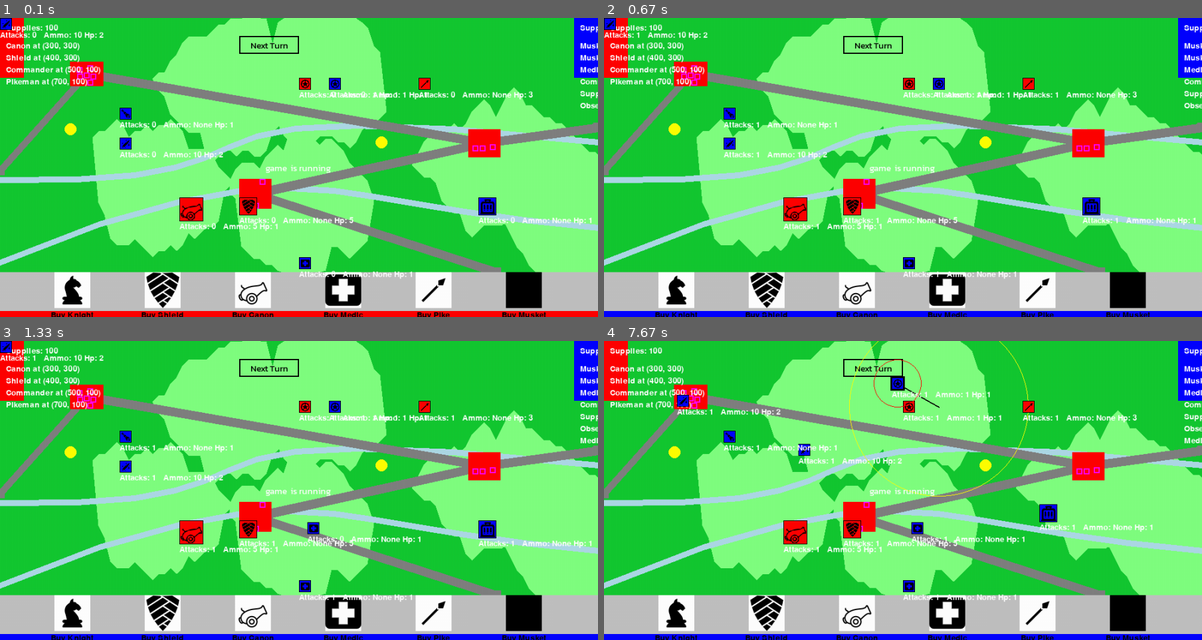
Above: before the commit, frames 1-4 (two rows, left to right).
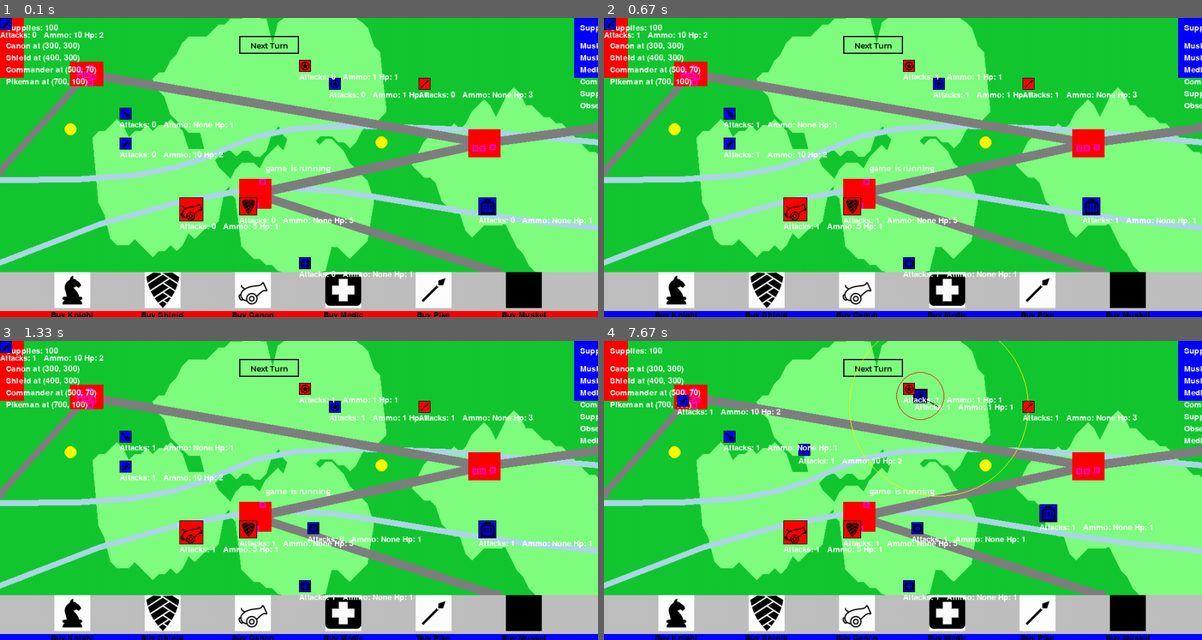
Above: after the commit, the same moments.

Repository: Nockiest/pygame-battleforge.
Game: pygame game, started from app.py
Two runs of this game, one before a commit and one after it. Both use one fixed random seed, a clock stepped at 60 frames per second and the inputs below.
Inputs (mouse positions are in pixels of both pictures, inside the frame that each line leads up to):
- Up to frame 1 (0.1 s): no input
- Up to frame 2 (0.67 s): click "Next Turn" at 0.38 s
- Up to frame 3 (1.33 s): press the mouse at (340, 613) at 0.7 s; move the mouse to (215, 547) at 0.8 s; release the mouse at (83, 481) at 0.93 s; click (304, 520) at 1.05 s
- Up to frame 4 (7.67 s): press the mouse at (609, 346) at 1.37 s; move the mouse to (735, 424) at 1.47 s; release the mouse at (867, 505) at 1.6 s; press the mouse at (1028, 406) at 1.7 s; move the mouse to (891, 454) at 1.8 s; release the mouse at (753, 502) at 1.93 s; press the mouse at (795, 532) at 2.03 s; move the mouse to (783, 499) at 2.13 s; release the mouse at (771, 466) at 2.27 s; press the mouse at (873, 367) at 2.37 s; move the mouse to (908, 412) at 2.47 s; release the mouse at (950, 460) at 2.6 s; press the mouse at (873, 367) at 2.7 s; move the mouse to (938, 478) at 2.8 s; release the mouse at (1010, 589) at 2.93 s; press the mouse at (729, 466) at 3.03 s; move the mouse to (891, 490) at 3.13 s; release the mouse at (1052, 511) at 3.27 s; press the mouse at (873, 367) at 3.37 s; move the mouse to (789, 418) at 3.47 s; release the mouse at (705, 469) at 3.6 s; press the mouse at (873, 367) at 3.7 s; move the mouse to (891, 478) at 3.8 s; release the mouse at (914, 592) at 3.93 s; press the mouse at (873, 367) at 4.03 s; move the mouse to (879, 412) at 4.13 s; release the mouse at (879, 460) at 4.27 s; press the mouse at (873, 367) at 4.37 s; move the mouse to (914, 415) at 4.47 s; release the mouse at (956, 463) at 4.6 s; press the mouse at (1088, 529) at 4.7 s; move the mouse to (932, 532) at 4.8 s; release the mouse at (777, 535) at 4.93 s; press the mouse at (1028, 406) at 5.03 s; move the mouse to (1052, 427) at 5.13 s; release the mouse at (1082, 451) at 5.27 s; press the mouse at (1082, 484) at 5.37 s; move the mouse to (1070, 526) at 5.47 s; release the mouse at (1058, 568) at 5.6 s; press the mouse at (1028, 406) at 5.7 s; move the mouse to (867, 394) at 5.8 s; release the mouse at (711, 382) at 5.93 s; press the mouse at (765, 472) at 6.03 s; move the mouse to (897, 514) at 6.13 s; release the mouse at (1028, 556) at 6.27 s; press the mouse at (675, 613) at 6.37 s; move the mouse to (795, 499) at 6.47 s; release the mouse at (920, 382) at 6.6 s; press the mouse at (938, 406) at 6.7 s; move the mouse to (908, 412) at 6.8 s; release the mouse at (879, 421) at 6.93 s; press the mouse at (944, 613) at 7.03 s; move the mouse to (867, 538) at 7.13 s; release the mouse at (783, 466) at 7.27 s; press the mouse at (908, 388) at 7.37 s; move the mouse to (903, 385) at 7.47 s; release the mouse at (897, 382) at 7.6 s

The runs differ from the first frame. In frame 1, 0.5% of the frame differs, in the area x 14-67%, y 14-28%; in frame 2, 0.5%; in frame 3, 0.5%; in frame 4, 1.1%, in the area x 14-69%, y 6-28%.

Commit message:
recoded button bar

Diff:
--- a/app.py
+++ b/app.py
@@ -39,7 +39,7 @@
 red_player.create_starting_unit((Shield, 400, 300), living_units)
 blue_player.create_starting_unit((Medic, 500, 400), living_units)
 blue_player.create_starting_unit((Commander, 550, 100), living_units)
-red_player.create_starting_unit((Commander, 500, 100), living_units)
+red_player.create_starting_unit((Commander, 500, 70), living_units)
 red_player.create_starting_unit((Pikeman, 700, 100), living_units)
 blue_player.create_starting_unit((SupplyCart, 800, 300), living_units)
 blue_player.create_starting_unit((Observer, 200, 150), living_units)
@@ -52,7 +52,6 @@
 def switch_player():
     global cur_player
     cur_player = (cur_player + 1) % len(players)
-
 
 def find_players_with_same_color(players, cur_player):
     same_color_player = None
@@ -69,9 +68,6 @@
 def next_turn():
     global living_units
 
-    # Your next turn logic here
-    # is_win =  check_game_ended(teams)
-    # print("game won?", is_win)
     for unit in living_units:
         unit.reset_for_next_turn()
         # tohle musím přepsart abych nemusel používat tenhle divnžý elif
@@ -144,7 +140,6 @@
         disable_unit_for_turn()
         deselct_unit()
     elif attack_result == "SUPPORTS DONT ATTACK":
-        print("XX")
         deselct_unit()
     if attack_result[0] == "CANT ATTACK SELF" or attack_result[0] == "YOU CANT DO FRIENDLY FIRE":
         deselct_unit()
@@ -210,7 +205,15 @@
     red_player.render_tender(screen)
     blue_player.render_tender(screen)
     next_turn_button.draw(screen)
-button_bar = ButtonBar(WIDTH, buy_buttons)
+
+
+
+
+
+button_bar = ButtonBar(button_instances)
+
+# for button_instance in button_instances:
+#     button_bar.add_button(button_instance)
 next_turn_button = Button("Next Turn", 400, 30, 100, 30, next_turn)
 
 
@@ -260,6 +263,7 @@
     screen.fill(GREEN)
 
     # RENDER ELEMENTS ON THE MAIN SCREEN
+    # render the game state information
     battle_ground.draw(screen)
     red_player.render_tender(screen)
     blue_player.render_tender(screen)
@@ -276,7 +280,8 @@
         if selected_unit.remain_actions > 0:
             apply_modifier(selected_unit, living_units, "in_observer_range")
             selected_unit.render_attack_circle(screen)
-    # Render the game state information
+    if unit_placement_mode:
+        print("placing unit")
 
     text = my_font.render("game" +(" ended  " if game_won else "  is running ")  , True, (255, 255, 255))
     text_rect = text.get_rect(center=(WIDTH // 2, HEIGHT // 2))
--- a/button.py
+++ b/button.py
@@ -3,15 +3,20 @@
 
 
 class Button:
-    def __init__(self, text, x, y, width, height, callback):
-        self.text = text
+    def __init__(self, description, x, y, width, height, callback):
+        self.description = description
         self.rect = pygame.Rect(x, y, width, height)
+        self.width = width
+        self.height = height
+        self.button_surface = pygame.Surface(( width,  height))  # Create a button surface
+        self.button_surface.fill((255, 255, 255))  # Fill with white color
         self.callback = callback
+        self.hovered = False  # Track whether the button is currently being hovered over
 
     def draw(self, screen):
         pygame.draw.rect(screen, BLACK, self.rect, 2)
         my_font = pygame.font.Font(MAIN_FONT_URL, 15)
-        text_surface = my_font.render(self.text, True, BLACK)
+        text_surface = my_font.render(self.description, True, BLACK)
         text_rect = text_surface.get_rect(center=self.rect.center)
         screen.blit(text_surface, text_rect)
 
--- a/buy_bar.py
+++ b/buy_bar.py
@@ -1,29 +1,25 @@
 import pygame
 from config import *
+from button import Button
+
+BUTTON_BAR_Y = HEIGHT - 100
 # Define the buy_unit function
 def buy_unit(unit_type):
     # Add your logic here to handle the purchase of the unit_type
     print(f"Bought {unit_type}!")
 
-class BuyButton:
-    def __init__(self, icon, unit_type, description ):
-
+class BuyButton(Button):
+    def __init__(self, icon, unit_type, description, x  ):
+        super().__init__(description, x, y=(HEIGHT - 100), width=60, height=60, callback=buy_unit)
         self.icon = icon
         self.unit_type = unit_type
-        self.description = description
-        self.button_width = 60  # Increased button width to add padding
-        self.button_height = 60  # Increased button height to add padding
-        self.button_surface = pygame.Surface((self.button_width, self.button_height))
-        self.button_surface.fill((255, 255, 255))  # Fill with white color
+
 
         # Calculate padding for the icon
-        icon_padding_x = (self.button_width - icon.get_width()) // 2
-        icon_padding_y = (self.button_height - icon.get_height()) // 2
-
+        icon_padding_x = (self.width - icon.get_width()) // 2
+        icon_padding_y = (self.height - icon.get_height()) // 2
         # Blit the icon with padding onto the button surface
         self.button_surface.blit(icon, (icon_padding_x, icon_padding_y))
-
-        self.hovered = False  # Track whether the button is currently being hovered over
 
 
     def draw(self, screen, x, y ):
@@ -40,8 +36,8 @@
         text_surface = font.render(self.description, True, (0, 0, 0))  # Black color for the text
 
         # Center the description text horizontally within the button
-        text_x = x + (self.button_width - text_surface.get_width()) // 2
-        text_y = y + self.button_height + 5  # Place the text below the button
+        text_x = x + (self.width - text_surface.get_width()) // 2
+        text_y = y + self.height + 5  # Place the text below the button
         screen.blit(text_surface, (text_x, text_y))
     def set_position(self, x, y):
         # Set the position of the button within the game window
@@ -55,50 +51,65 @@
     def set_hovered(self, hovered):
         self.hovered = hovered
 
+# Assuming you have icons for the buttons, load them here (replace with actual icons)
+knight_buy_img = pygame.image.load("img/knight.png")
+shield_buy_img = pygame.image.load("img/armor.png")
+canon_buy_img = pygame.image.load("img/canon.png")
+medic_buy_img = pygame.image.load("img/medic.png")
+pike_buy_img = pygame.image.load("img/pike.png")
+musket_buy_img = pygame.image.load("img/musket.png")
+button_instances = [
+    BuyButton(knight_buy_img, "Knight", "Buy Knight", 100),
+    BuyButton(shield_buy_img, "Shield", "Buy Shield", 600),
+    BuyButton(canon_buy_img, "Canon", "Buy Canon", 200),
+    BuyButton(medic_buy_img, "Medic", "Buy Medic",300),
+    BuyButton(pike_buy_img, "Pikeman", "Buy Pike", 400),
+    BuyButton(musket_buy_img, "Musketeer", "Buy Musket", 500)
+]
 class ButtonBar:
-    def __init__(self, screen_width, buttons):
-        self.screen_width = screen_width
+    def __init__(self, buttons):
+        self.button_width = 60
         self.buttons = buttons
-        self.button_spacing = (screen_width - sum(button.button_width for button in buttons)) // (len(buttons) + 1)
+
+        # Calculate the total width of all buttons
+        total_button_width = self.button_width * len(buttons)
+
+        # Calculate the remaining space for spacing
+        remaining_space = WIDTH - total_button_width
+
+        # Calculate the button spacing
+        self.button_spacing = remaining_space // (len(buttons) + 1)
+
         self.background_color = (192, 192, 192)  # Gray color
+        def add_button(self, button):
+            self.buttons.append(button)
+            self.update_button_positions()
+
+    def update_button_positions(self):
+        total_button_width = sum(self.button_width for button in self.buttons) + (len(self.buttons) - 1) * self.button_spacing
+        start_x = (WIDTH - total_button_width) // 2
+        x_position = start_x
+        for button in self.buttons:
+            button.set_position(x_position, BUTTON_BAR_Y)
+            x_position += self.button_width + self.button_spacing
 
     def draw(self, screen, y, current_player_color):
         # Draw the background rectangle for the button bar
-        button_bar_rect = pygame.Rect(0, y, self.screen_width, BUTTON_BAR_HEIGHT)
+        button_bar_rect = pygame.Rect(0, y,WIDTH, BUTTON_BAR_HEIGHT)
         pygame.draw.rect(screen, self.background_color, button_bar_rect)
 
         # Draw the narrow strip with the current player's color at the bottom
-        current_player_strip_rect = pygame.Rect(0, y + BUTTON_BAR_HEIGHT - 10, self.screen_width, 10)
+        current_player_strip_rect = pygame.Rect(0, y + BUTTON_BAR_HEIGHT - 10, WIDTH, 10)
         pygame.draw.rect(screen, current_player_color, current_player_strip_rect)
 
         x = self.button_spacing
         for button in self.buttons:
             button.draw(screen, x, y)
             button.set_position(x, y)  # Set the position of the button within the game window
-            x += button.button_width + self.button_spacing
+            x += button.width + self.button_spacing
 
     def get_clicked_button(self, mouse_pos):
         for button in self.buttons:
             if button.is_clicked(mouse_pos):
                 return button
         return None
-
-
-# Assuming you have icons for the buttons, load them here (replace with actual icons)
-knight_buy_bt = pygame.image.load("img/knight.png")
-shield_buy_bt = pygame.image.load("img/armor.png")
-canon_buy_bt = pygame.image.load("img/canon.png")
-medic_buy_bt = pygame.image.load("img/medic.png")
-pike_buy_bt = pygame.image.load("img/pike.png")
-musket_buy_bt = pygame.image.load("img/musket.png")
-
-
-# Create instances of BuyButton for each unit type
-buy_buttons = [
-    BuyButton(knight_buy_bt, "Knight", "Buy Knight"),  # Add descriptions for each button
-    BuyButton(shield_buy_bt, "Shield", "Buy Shield"),
-    BuyButton(canon_buy_bt, "Canon", "Buy Canon"),
-    BuyButton(medic_buy_bt, "Medic", "Buy Medic"),
-    BuyButton(pike_buy_bt, "Pikeman", "Buy Pike"),
-    BuyButton(musket_buy_bt, "Musketeer", "Buy Musket"),
-]
--- a/tempCodeRunnerFile.py
+++ b/tempCodeRunnerFile.py
@@ -1,5 +1 @@
-ckground_screen.fill(GREEN)
-    # battle_ground.draw(background_screen)
-    # red_player.render_tender(background_screen)
-    # blue_player.render_tender(background_screen)
-    # next_turn_button.draw(background_screen)
+Button
Not shown, changed: task.todo
